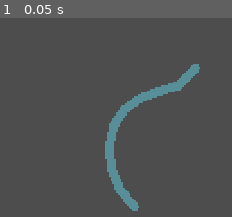
Above: before the commit, frame 1.
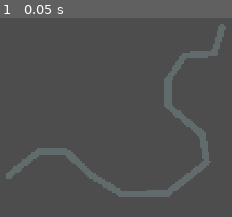
Above: after the commit, the same moment.

Repository: Roller-Gamer/dungeon-pinball
Game: Godot game, scene res://maps/rooms/stage_1_4.tscn
Same seed, same stepped clock (60 frames per second), same inputs: the game is played once before the commit and once after it. This scene is started directly instead of the project's main scene.
Inputs:
- Up to frame 1 (0.05 s): no input

The runs differ from the first frame. In frame 1, 9.7% of the frame differs, in the area x 2-98%, y 3-97%.

Commit message:
feat: restyle rails for dungeon

Diff:
--- a/main.gd
+++ b/main.gd
@@ -4350,58 +4350,112 @@
 		draw_circle(center + Vector2.from_angle(bolt_angle) * 8.0, 2.0, Color("4a2f20"))
 
 
+func _rail_offset_points(points: PackedVector2Array, offset: float) -> PackedVector2Array:
+	var shifted := PackedVector2Array()
+	for point_index in points.size():
+		var tangent: Vector2
+		if point_index == 0:
+			tangent = points[1] - points[0]
+		elif point_index == points.size() - 1:
+			tangent = points[point_index] - points[point_index - 1]
+		else:
+			tangent = points[point_index + 1] - points[point_index - 1]
+		shifted.append(points[point_index] + tangent.normalized().orthogonal() * offset)
+	return shifted
+
+
 func _draw_rail_track(rail: Dictionary) -> void:
 	var points := PackedVector2Array(rail.points)
 	if points.size() < 2:
 		return
 	var unlocked := _rail_is_unlocked(rail)
 	var accent := Color(rail.accent_color)
-	var rail_color := accent if unlocked else Color("6d5c50")
 	var total_length := float(rail.total_length)
-	# Cross ties make the route read as a raised track instead of another wall.
-	var tie_distance := 18.0
+	var iron_dark := Color("171b1c")
+	var iron_mid := Color("667174") if unlocked else Color("453d39")
+	var iron_highlight := Color("b7c0c1", 0.76) if unlocked else Color("79675c", 0.52)
+	var left_rail := _rail_offset_points(points, 6.0)
+	var right_rail := _rail_offset_points(points, -6.0)
+
+	# A broad floor shadow and occasional stone anchors make the rail read as a
+	# raised dungeon fixture instead of a glowing line painted onto the table.
+	draw_polyline(points, Color("050606b8"), 27.0, true)
+	if bool(rail.riding):
+		draw_polyline(points, Color(accent, 0.14), 25.0, true)
+	var anchor_distance := 72.0
+	while anchor_distance < total_length:
+		var anchor_sample := _rail_sample(points, anchor_distance)
+		var anchor_center := Vector2(anchor_sample.pos)
+		draw_circle(anchor_center + Vector2(0.0, 3.0), 9.0, Color("090b0bba"))
+		draw_circle(anchor_center, 7.0, Color("343a39"))
+		draw_circle(anchor_center, 3.0, Color("9a7444"))
+		anchor_distance += 118.0
+
+	# Short aged sleepers, capped with brass rivets, sit underneath two separate
+	# wrought-iron rails. This keeps them visually distinct from wooden walls.
+	var tie_distance := 15.0
 	while tie_distance < total_length:
 		var tie_sample := _rail_sample(points, tie_distance)
 		var tie_center := Vector2(tie_sample.pos)
 		var tie_normal := Vector2(tie_sample.tangent).orthogonal()
-		draw_line(tie_center - tie_normal * 13.0, tie_center + tie_normal * 13.0, Color("100c09c8"), 8.0, true)
-		draw_line(tie_center - tie_normal * 11.0, tie_center + tie_normal * 11.0, WOOD.darkened(0.08), 4.5, true)
-		tie_distance += 38.0
-	draw_polyline(points, Color("090706dc"), 25.0, true)
-	draw_polyline(points, BRONZE.darkened(0.16), 18.0, true)
-	draw_polyline(points, Color("222826"), 10.0, true)
-	draw_polyline(points, Color(rail_color, 0.72 if unlocked else 0.34), 3.0 + float(rail.unlock_pulse) * 2.0, true)
-	if bool(rail.riding):
-		draw_polyline(points, Color(accent, 0.16), 30.0, true)
-	for arrow_fraction in [0.23, 0.49, 0.75]:
-		var arrow_sample := _rail_sample(points, total_length * arrow_fraction)
-		_draw_rail_arrow(Vector2(arrow_sample.pos), Vector2(arrow_sample.tangent), Color(rail_color, 0.80 if unlocked else 0.30))
+		draw_line(tie_center - tie_normal * 13.0 + Vector2(0.0, 3.0), tie_center + tie_normal * 13.0 + Vector2(0.0, 3.0), Color("090706c8"), 8.0, true)
+		draw_line(tie_center - tie_normal * 12.0, tie_center + tie_normal * 12.0, WOOD.darkened(0.15), 6.0, true)
+		draw_line(tie_center - tie_normal * 10.0, tie_center + tie_normal * 10.0, Color("9a6540", 0.55), 1.5, true)
+		draw_circle(tie_center - tie_normal * 7.0, 1.9, Color("b88a4e"))
+		draw_circle(tie_center + tie_normal * 7.0, 1.9, Color("b88a4e"))
+		tie_distance += 31.0
+
+	for rail_edge in [left_rail, right_rail]:
+		draw_polyline(rail_edge, iron_dark, 8.0, true)
+		draw_polyline(rail_edge, iron_mid, 5.0, true)
+		draw_polyline(rail_edge, iron_highlight, 1.5, true)
+
+	# Sparse runes provide the magical accent only when needed; they no longer
+	# turn the whole construction into a neon tube.
+	var rune_distance := 44.0
+	while rune_distance < total_length - 20.0:
+		var rune_sample := _rail_sample(points, rune_distance)
+		var rune_center := Vector2(rune_sample.pos)
+		var rune_tangent := Vector2(rune_sample.tangent)
+		draw_line(rune_center - rune_tangent * 5.0, rune_center + rune_tangent * 5.0, Color(accent, 0.52 if unlocked else 0.15), 2.0 + float(rail.unlock_pulse), true)
+		rune_distance += 76.0
+
 	var entry := points[0]
 	var entry_direction := (points[1] - entry).normalized()
+	var entry_normal := entry_direction.orthogonal()
 	var entry_pulse := 0.5 + 0.5 * sin(Time.get_ticks_msec() * 0.009)
-	draw_circle(entry, float(rail.entrance_radius) + 7.0, Color("0b0907d8"))
-	draw_arc(entry, float(rail.entrance_radius) + 3.0, 0.0, TAU, 36, Color(accent, 0.50 + entry_pulse * 0.30) if unlocked else Color("9a4e42", 0.72), 4.0, true)
+	var mouth_back := entry - entry_direction * 18.0
+	for mouth_side in [-1.0, 1.0]:
+		var mouth_start: Vector2 = entry + entry_normal * 5.0 * mouth_side
+		var mouth_end: Vector2 = mouth_back + entry_normal * 13.0 * mouth_side
+		draw_line(mouth_start + Vector2(0.0, 3.0), mouth_end + Vector2(0.0, 3.0), Color("070808c8"), 9.0, true)
+		draw_line(mouth_start, mouth_end, iron_mid, 5.0, true)
+		draw_line(mouth_start, mouth_end, iron_highlight, 1.4, true)
+	draw_circle(entry + Vector2(0.0, 2.0), 10.0, Color("080a0ac8"))
+	draw_circle(entry, 7.5, iron_dark)
+	draw_arc(entry, 9.5, 0.0, TAU, 24, Color(accent, 0.38 + entry_pulse * 0.25) if unlocked else Color("9a4e42", 0.62), 2.0, true)
 	if unlocked:
-		draw_line(entry - entry_direction * 12.0, entry + entry_direction * 13.0, Color("d8fbff", 0.72 + entry_pulse * 0.20), 4.0, true)
-		_draw_rail_arrow(entry + entry_direction * 4.0, entry_direction, Color("d8fbff"))
+		var arrow_tip := entry + entry_direction * 6.0
+		var arrow_back := entry - entry_direction * 3.0
+		draw_line(arrow_back + entry_normal * 4.0, arrow_tip, Color(accent, 0.72 + entry_pulse * 0.18), 2.0, true)
+		draw_line(arrow_back - entry_normal * 4.0, arrow_tip, Color(accent, 0.72 + entry_pulse * 0.18), 2.0, true)
 	else:
-		draw_rect(Rect2(entry - Vector2(8.0, 1.0), Vector2(16.0, 13.0)), Color("9a4e42"), true)
-		draw_arc(entry - Vector2(0.0, 2.0), 9.0, PI, TAU, 18, Color("e2b56b"), 3.0, true)
+		draw_rect(Rect2(entry - Vector2(5.0, 0.0), Vector2(10.0, 8.0)), Color("82443b"), true)
+		draw_arc(entry - Vector2(0.0, 1.0), 6.0, PI, TAU, 14, Color("bd9156"), 2.0, true)
+
+	# Twin upturned tips replace the oversized white arrow at the exit. The
+	# existing release burst supplies brief sparks when the warrior leaves.
 	var exit_sample := _rail_sample(points, total_length)
 	var exit_pos := Vector2(exit_sample.pos)
 	var exit_tangent := Vector2(exit_sample.tangent)
-	draw_line(exit_pos - exit_tangent * 7.0, exit_pos + exit_tangent * 18.0, Color("efbd61", 0.82), 4.0, true)
-	_draw_rail_arrow(exit_pos + exit_tangent * 10.0, exit_tangent, Color("fff0bd", 0.90))
-
-
-func _draw_rail_arrow(center: Vector2, direction: Vector2, color: Color) -> void:
-	var normal := direction.orthogonal()
-	var points := PackedVector2Array([
-		center + direction * 8.0,
-		center - direction * 6.0 + normal * 6.0,
-		center - direction * 6.0 - normal * 6.0,
-	])
-	draw_colored_polygon(points, color)
+	var exit_normal := exit_tangent.orthogonal()
+	for exit_side in [-1.0, 1.0]:
+		var exit_start: Vector2 = exit_pos + exit_normal * 6.0 * exit_side - exit_tangent * 4.0
+		var exit_end: Vector2 = exit_pos + exit_normal * 7.5 * exit_side + exit_tangent * 15.0
+		draw_line(exit_start, exit_end, iron_dark, 8.0, true)
+		draw_line(exit_start, exit_end, iron_mid, 5.0, true)
+		draw_line(exit_start, exit_end, iron_highlight, 1.5, true)
+		draw_circle(exit_end, 2.2, Color("d8c095", 0.86))
 
 
 func _draw_drop_target(target: Dictionary) -> void:
--- a/maps/layouts/rail_vault_layout.tscn
+++ b/maps/layouts/rail_vault_layout.tscn
@@ -25,8 +25,8 @@
 
 [node name="VaultRail" type="Line2D" parent="."]
 points = PackedVector2Array(720, 405, 620, 370, 535, 315, 490, 230, 500, 155, 580, 95, 680, 70, 780, 75, 875, 110, 935, 175, 950, 255, 920, 340, 860, 400, 900, 480)
-width = 16.0
-default_color = Color(0.396078, 0.835294, 0.909804, 0.48)
+width = 12.0
+default_color = Color(0.396078, 0.431373, 0.439216, 0.9)
 joint_mode = 2
 begin_cap_mode = 2
 end_cap_mode = 2
@@ -34,7 +34,7 @@
 script = ExtResource("3_rail")
 rail_id = "vault_rail"
 lock_group = "vault_targets"
-entrance_radius = 27.0
+entrance_radius = 18.0
 travel_speed = 720.0
 exit_speed_multiplier = 1.0
 accent_color = Color(0.396078, 0.835294, 0.909804, 1)
--- a/maps/map_rail.gd
+++ b/maps/map_rail.gd
@@ -3,7 +3,7 @@
 
 @export var rail_id := "vault_rail"
 @export var lock_group := "vault_targets"
-@export_range(12.0, 64.0, 1.0) var entrance_radius := 26.0:
+@export_range(10.0, 48.0, 1.0) var entrance_radius := 18.0:
 	set(value):
 		entrance_radius = value
 		queue_redraw()
@@ -40,9 +40,13 @@
 	var exit := points[points.size() - 1]
 	var entry_direction := (points[1] - entry).normalized()
 	var exit_direction := (exit - points[points.size() - 2]).normalized()
-	draw_circle(entry, entrance_radius, Color(accent_color, 0.13))
-	draw_arc(entry, entrance_radius, 0.0, TAU, 32, accent_color, 3.0, true)
-	draw_line(entry - entry_direction * 10.0, entry + entry_direction * 13.0, accent_color.lightened(0.25), 4.0, true)
-	draw_line(exit - exit_direction * 9.0, exit + exit_direction * 18.0, Color("efbd61"), 4.0, true)
+	var entry_normal := entry_direction.orthogonal()
+	var mouth_back := entry - entry_direction * 17.0
+	draw_line(entry + entry_normal * 6.0, mouth_back + entry_normal * 13.0, Color("8d9698"), 5.0, true)
+	draw_line(entry - entry_normal * 6.0, mouth_back - entry_normal * 13.0, Color("8d9698"), 5.0, true)
+	draw_circle(entry, 8.0, Color("202526"))
+	draw_arc(entry, 10.0, 0.0, TAU, 24, Color(accent_color, 0.72), 2.0, true)
+	draw_line(entry - entry_direction * 3.0, entry + entry_direction * 8.0, accent_color.lightened(0.25), 3.0, true)
+	draw_line(exit - exit_direction * 5.0, exit + exit_direction * 14.0, Color("aeb6b7"), 4.0, true)
 	draw_string(ThemeDB.fallback_font, entry + Vector2(-45.0, 48.0), "RAIL ENTRY", HORIZONTAL_ALIGNMENT_CENTER, 90.0, 11, accent_color)
 	draw_string(ThemeDB.fallback_font, exit + Vector2(-38.0, 40.0), "EXIT", HORIZONTAL_ALIGNMENT_CENTER, 76.0, 11, Color("efbd61"))
--- a/maps/rooms/stage_1_4.tscn
+++ b/maps/rooms/stage_1_4.tscn
@@ -1,22 +1,20 @@
-[gd_scene load_steps=5 format=3]
+[gd_scene format=3 uid="uid://dmbysocyf5mwt"]
 
-[ext_resource type="Script" path="res://maps/map_room.gd" id="1_room"]
+[ext_resource type="Script" uid="uid://djo60ndujshew" path="res://maps/map_room.gd" id="1_room"]
 [ext_resource type="PackedScene" path="res://maps/layouts/classic_layout.tscn" id="2_layout"]
-[ext_resource type="Script" path="res://maps/enemy_spawn.gd" id="3_enemy"]
-[ext_resource type="Script" path="res://maps/map_rail.gd" id="4_rail"]
+[ext_resource type="Script" uid="uid://8xi5s3um6qey" path="res://maps/enemy_spawn.gd" id="3_enemy"]
+[ext_resource type="Script" uid="uid://eyd4yjcu4l5e" path="res://maps/map_rail.gd" id="4_rail"]
 
-[node name="Stage1_4" type="Node2D"]
+[node name="Stage1_4" type="Node2D" unique_id=504435676]
 script = ExtResource("1_room")
-layout_id = "classic"
 status_text = "STAGE 1-4"
-objective_title = "DEFEAT THE ELITE"
 
-[node name="Layout" parent="." instance=ExtResource("2_layout")]
+[node name="Layout" parent="." unique_id=1993402812 instance=ExtResource("2_layout")]
 
-[node name="CentreRail" type="Line2D" parent="."]
-points = PackedVector2Array(690, 520, 665, 490, 650, 455, 645, 415, 652, 375, 672, 345, 700, 325, 735, 312, 770, 302, 800, 270)
-width = 16.0
-default_color = Color(0.396078, 0.835294, 0.909804, 0.48)
+[node name="CentreRail" type="Line2D" parent="." unique_id=903374457]
+points = PackedVector2Array(464, 464, 516, 422, 568, 421, 609, 461, 667, 497, 749, 496, 821, 440, 812, 389, 751, 338, 751, 292, 780, 248, 834, 244, 848, 197)
+width = 12.0
+default_color = Color(0.396078, 0.431373, 0.439216, 0.9)
 joint_mode = 2
 begin_cap_mode = 2
 end_cap_mode = 2
@@ -24,14 +22,12 @@
 script = ExtResource("4_rail")
 rail_id = "stage_1_4_centre_rail"
 lock_group = ""
-entrance_radius = 27.0
-travel_speed = 720.0
-exit_speed_multiplier = 1.0
+entrance_radius = 18.0
 accent_color = Color(0.396078, 0.835294, 0.909804, 1)
 
-[node name="Enemies" type="Node2D" parent="."]
+[node name="Enemies" type="Node2D" parent="." unique_id=824834293]
 
-[node name="EliteCaptain" type="Node2D" parent="Enemies"]
+[node name="EliteCaptain" type="Node2D" parent="Enemies" unique_id=439695615]
 position = Vector2(720, 145)
 script = ExtResource("3_enemy")
 enemy_kind = "boss"
@@ -39,28 +35,24 @@
 base_hp = 68
 objective_target = true
 
-[node name="UpperLeftMage" type="Node2D" parent="Enemies"]
+[node name="UpperLeftMage" type="Node2D" parent="Enemies" unique_id=1008179416]
 position = Vector2(540, 245)
 script = ExtResource("3_enemy")
 enemy_kind = "mage"
 radius = 28.0
 base_hp = 18
 
-[node name="UpperRightMage" type="Node2D" parent="Enemies"]
+[node name="UpperRightMage" type="Node2D" parent="Enemies" unique_id=230760066]
 position = Vector2(900, 245)
 script = ExtResource("3_enemy")
 enemy_kind = "mage"
 radius = 28.0
 base_hp = 18
 
-[node name="LowerLeftGoblin" type="Node2D" parent="Enemies"]
+[node name="LowerLeftGoblin" type="Node2D" parent="Enemies" unique_id=792405845]
 position = Vector2(720, 405)
 script = ExtResource("3_enemy")
-radius = 25.0
-base_hp = 20
 
-[node name="LowerRightGoblin" type="Node2D" parent="Enemies"]
+[node name="LowerRightGoblin" type="Node2D" parent="Enemies" unique_id=2096022157]
 position = Vector2(930, 455)
 script = ExtResource("3_enemy")
-radius = 25.0
-base_hp = 20
Not shown, changed: README.md
Not shown, changed: docs/index.html
Not shown, changed: docs/index.pck
Not shown, changed: maps/README.md
